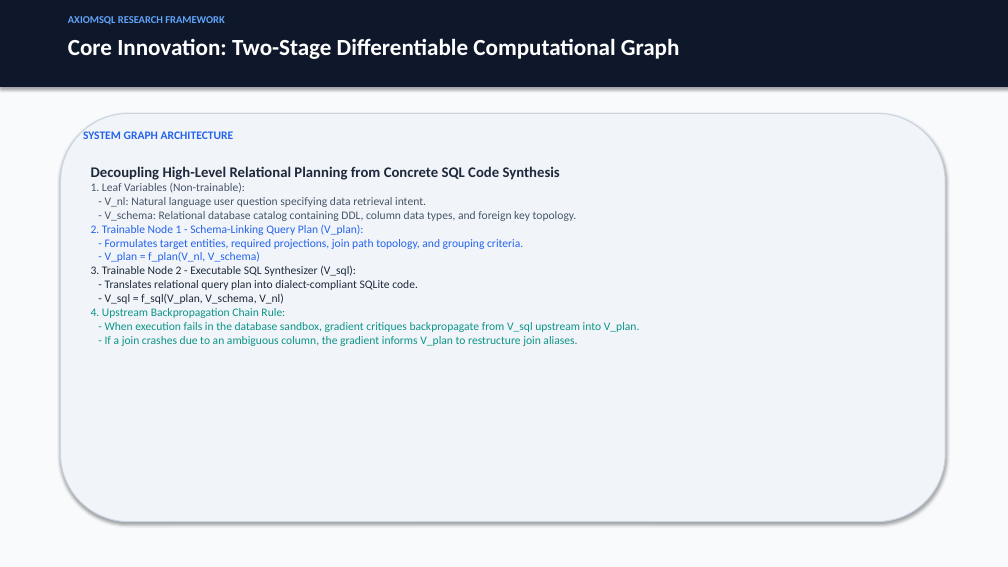
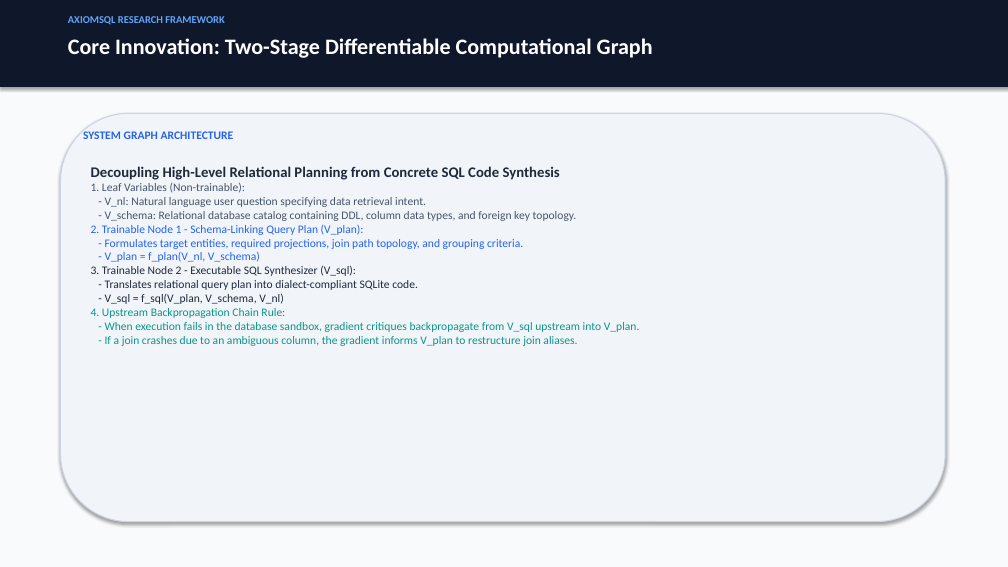
Before and after one commit to DharshiniPES/axiom-sql-textgrad, a slide deck: slide 4 of presentation/AxiomSQL_Presentation.pptx. Drawn at 1008x567 pixels with LibreOffice and Linux fonts; fonts in the diff are those of the drawing. Boxes give left, top, right and bottom in pixels: in the first picture for what was removed or moved away, otherwise in the second. Text is boxed around its words. In the diff, an @@ line names an element or a change of style, - is before the commit and + after.

```diff
--- a/presentation/AxiomSQL_Presentation.pptx
+++ b/presentation/AxiomSQL_Presentation.pptx
@@ text "Core Innovation: Two-Stage Differentiable Computational ..." at [68,38,653,58]: size 22 to 21 pt @@
```
Also in this commit, not shown: 8 other slides changed, 5 slides added, 3 slides removed, 17 other files.
